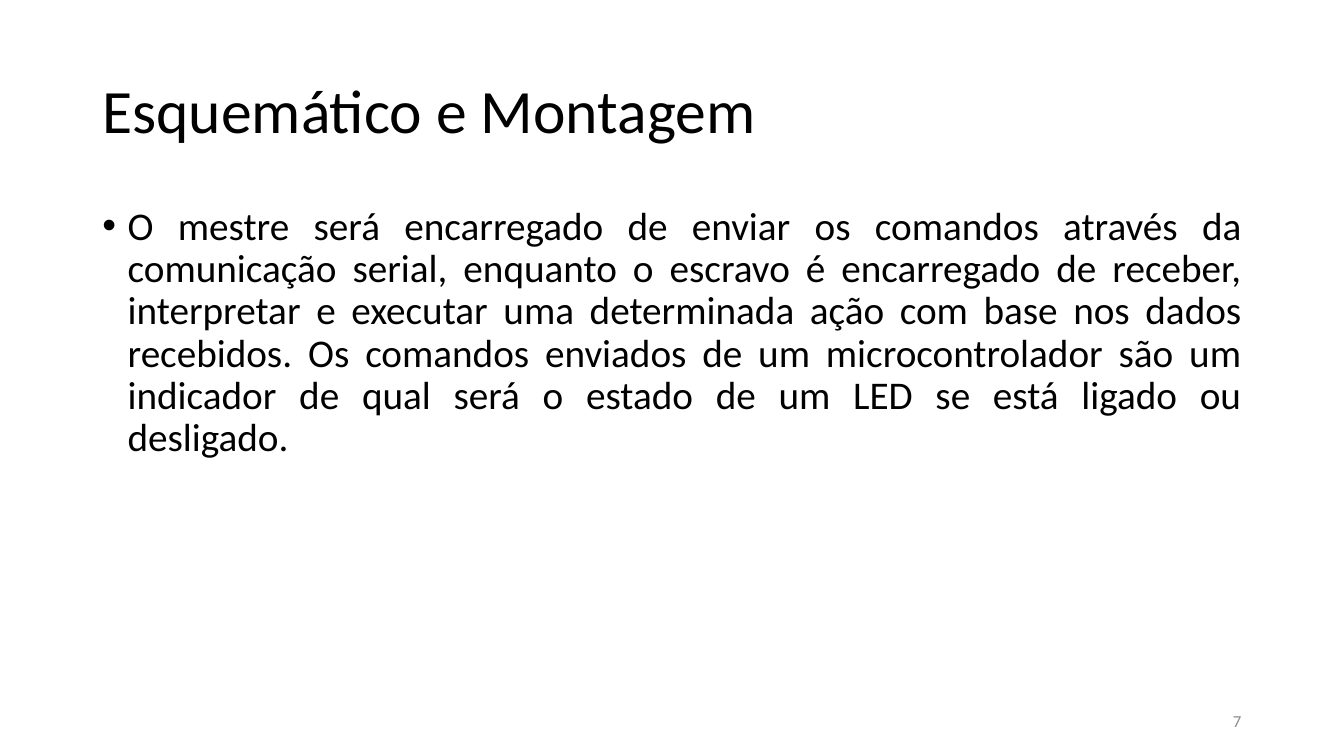
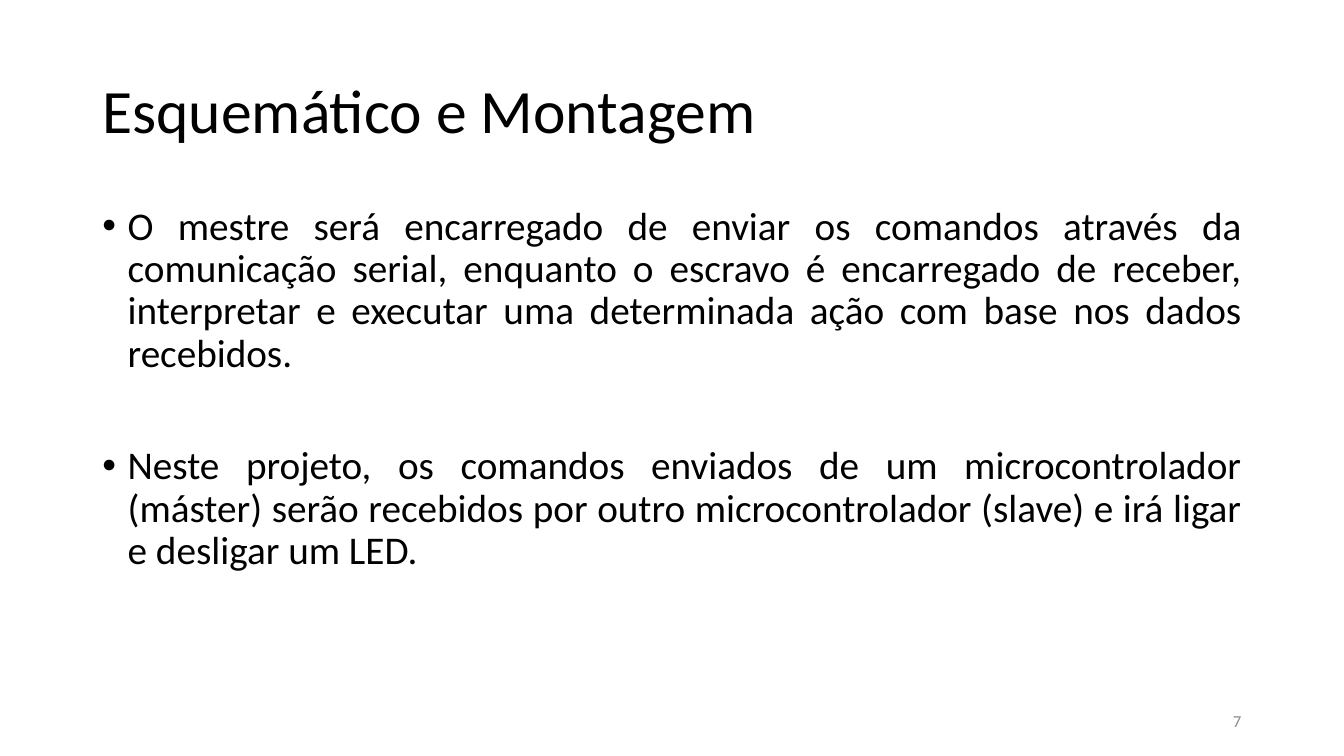
Before and after one commit to marcotulio95/PROJECT1-Arquitetura_-De_-Computadores, a slide deck: slide 7 of Apresentação/Arquitetura de Computadores3.pptx. Drawn at 1344x756 pixels with LibreOffice and Linux fonts; fonts in the diff are those of the drawing. Boxes give left, top, right and bottom in pixels: in the first picture for what was removed or moved away, otherwise in the second. Text is boxed around its words. In the diff, an @@ line names an element or a change of style, - is before the commit and + after.

```diff
--- a/Apresentação/Arquitetura de Computadores3.pptx
+++ b/Apresentação/Arquitetura de Computadores3.pptx
@@ text at (128, 212, 1241, 571): text changed @@
-• O mestre será encarregado de enviar os comandos através da comunicação serial, enquanto o escravo é encarregado de receber, interpretar e executar uma determinada ação com base nos dados recebidos. Os comandos enviados de um microcontrolador são um indicador de qual será o estado de um LED se está ligado ou desligado.
+• O mestre será encarregado de enviar os comandos através da comunicação serial, enquanto o escravo é encarregado de receber, interpretar e executar uma determinada ação com base nos dados recebidos.
+• Neste projeto, os comandos enviados de um microcontrolador (máster) serão recebidos por outro microcontrolador (slave) e irá ligar e desligar um LED.
```
Also in this commit, not shown: 4 other slides changed, 3 other files.
